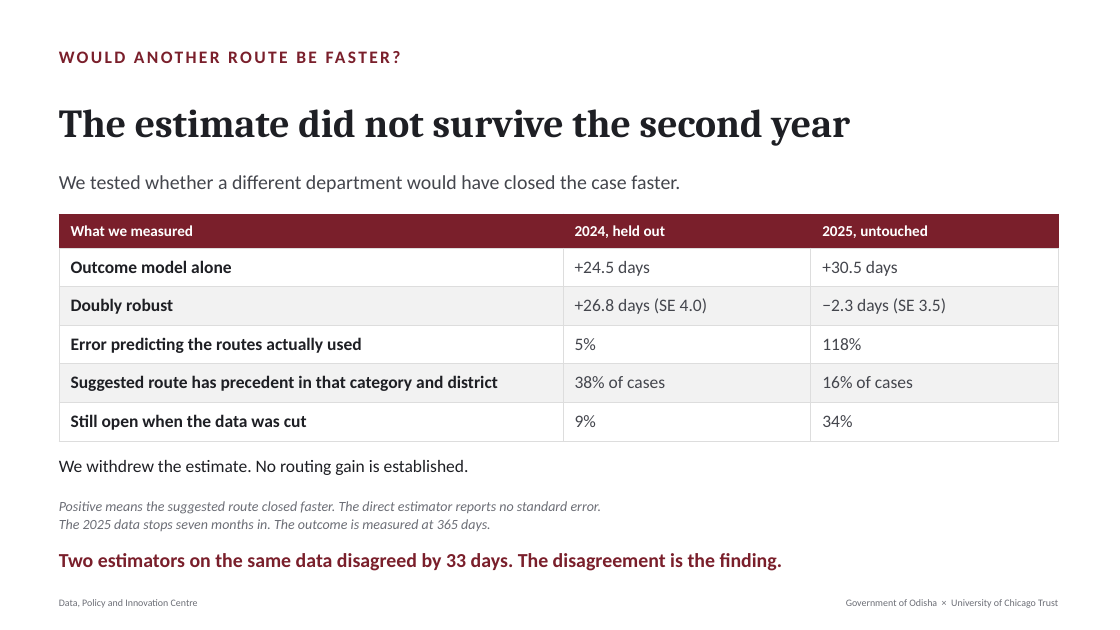
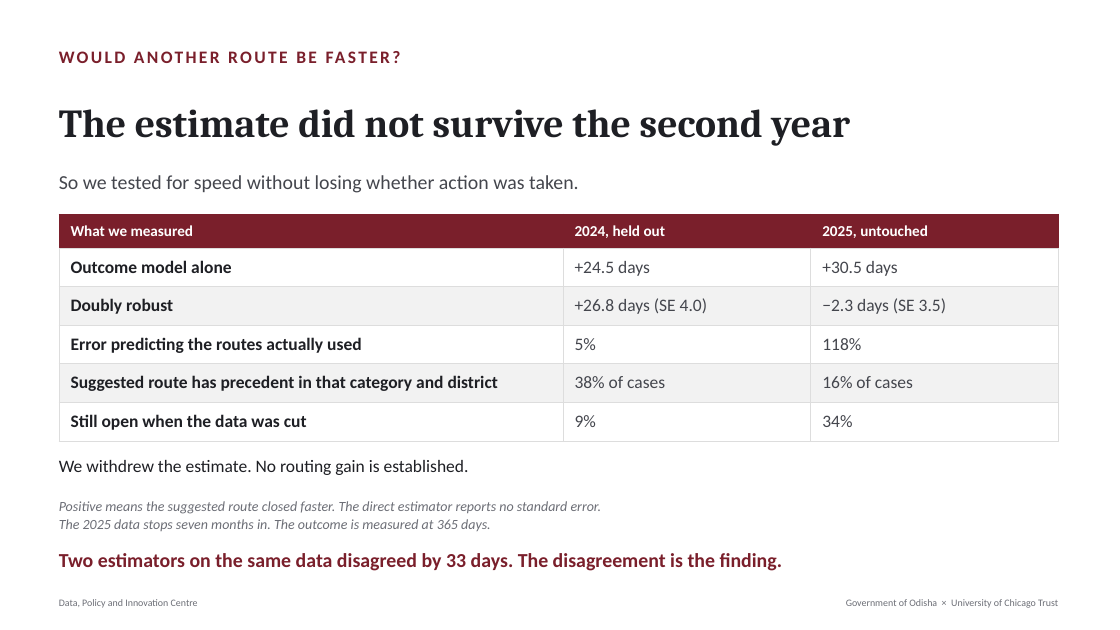
Before and after one commit to Data-Policy-and-Innovation-Centre/janasunani, a slide deck: slide 7 of docs/presentations/2026-08-24-timing-quality/Janasunani_2.0_Timing_and_Quality.pptx (slide 6 before the commit). Drawn at 1120x630 pixels with LibreOffice and Linux fonts; fonts in the diff are those of the drawing. Boxes give left, top, right and bottom in pixels: in the first picture for what was removed or moved away, otherwise in the second. Text is boxed around its words. In the diff, an @@ line names an element or a change of style, - is before the commit and + after.

```diff
--- a/docs/presentations/2026-08-24-timing-quality/Janasunani_2.0_Timing_and_Quality.pptx
+++ b/docs/presentations/2026-08-24-timing-quality/Janasunani_2.0_Timing_and_Quality.pptx
@@ text at [59,175,579,193]: text changed @@
-We tested whether a different department would have closed the case faster.
+So we tested for speed without losing whether action was taken.
```
Also in this commit, not shown: 1 other slide changed, 1 slide added, 3 other files.
